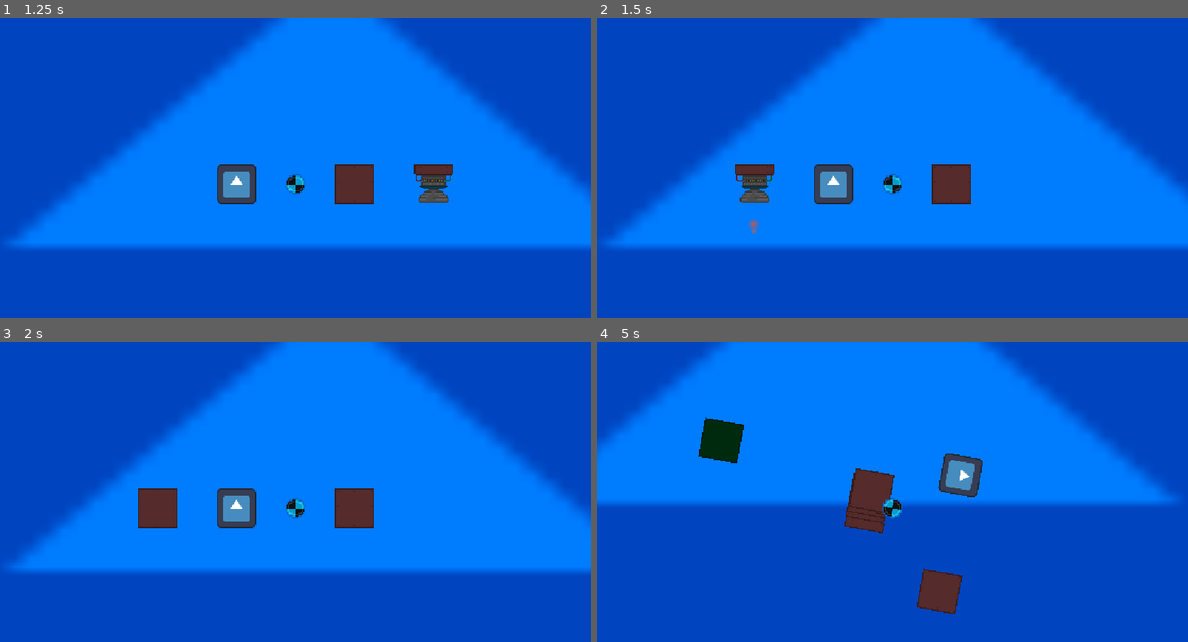
Above: before the commit, frames 1-4 (two rows, left to right).
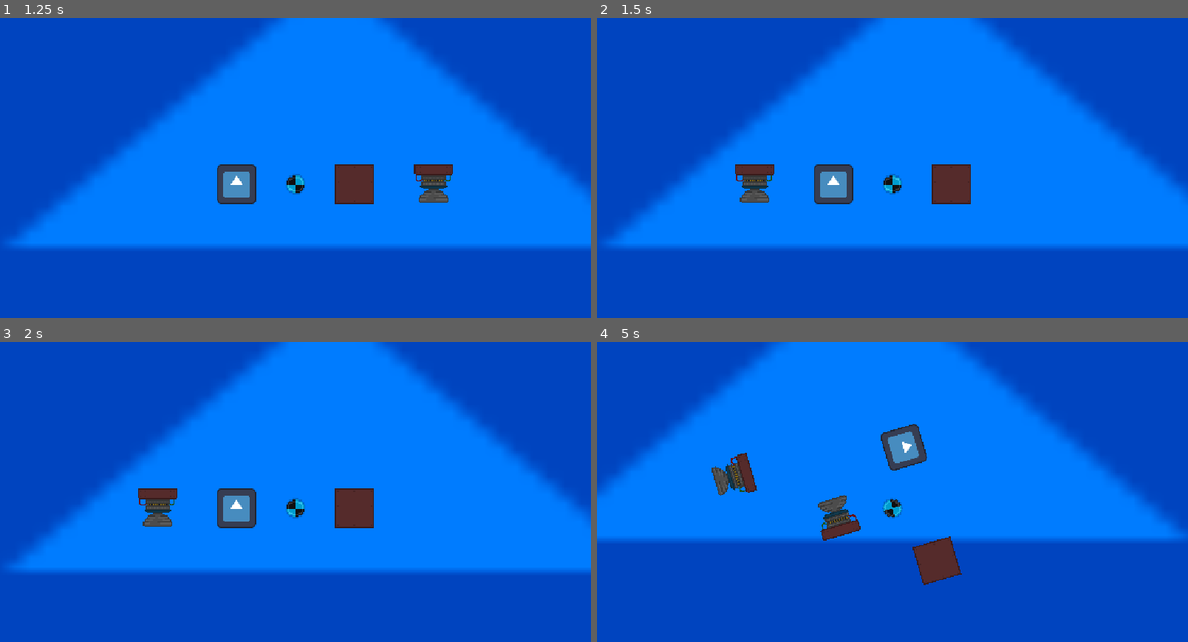
Above: after the commit, the same moments.

Repository: Luminescent-Cheese/ShipBattleBuilder
Game: Godot game, scene res://test.tscn
The game is run twice, just before and just after one commit, with the same random seed, the same clock (stepped at 60 frames per second) and the same inputs. The engine's default icon, where the game draws it, is replaced by a stand-in: a white triangle on a blue panel in a dark square.
Inputs (mouse positions are in pixels of both pictures, inside the frame that each line leads up to):
- Up to frame 1 (1.25 s): move the mouse to (425, 168) at 0.52 s; hold D (Thrust Right) from 0.53 s (still down); tap 1 (test) at 0.6 s; click (425, 168) at 0.67 s; tap 2 (test2) at 0.8 s
- Up to frame 2 (1.5 s): move the mouse to (774, 201) at 1.27 s; release D (Thrust Right) at 1.28 s; hold S (Thrust Backward) from 1.28 s (still down); tap 2 (test2) at 1.35 s
- Up to frame 3 (2 s): keep holding S (Thrust Backward); tap 1 (test) at 1.55 s
- Up to frame 4 (5 s): tap Enter at 2 s; move the mouse to (951, 435) at 2.02 s; release S (Thrust Backward) at 2.03 s; hold D (Thrust Right) 2.03-2.78 s; tap R (rotate) at 2.1 s; tap 2 (test2) at 2.3, 3.6 s; move the mouse to (862, 576) at 2.77 s; hold S (Thrust Backward) 2.78-3.53 s; tap 1 (test) at 2.85, 4.35 s; click (862, 576) at 2.92 s; move the mouse to (1069, 558) at 3.52 s; hold A (Thrust Left) from 3.53 s (still down); move the mouse to (715, 459) at 4.27 s

Frame 1 is identical in both runs. In frame 2, less than 0.1% of the frame differs, in the area x 25-28%, y 66-73%; in frame 3, 0.7%; in frame 4, 26%, in the area x 0-100%, y 0-91%.

Commit message:
can no longer stack place multiple things at once

Diff:
--- a/ship.gd
+++ b/ship.gd
@@ -11,21 +11,27 @@
 var force_dir = [Vector2.ZERO]
 var force_pos = [Vector2.ZERO]
 
+#makes it so you can't place multiple things at once
+var canPlace = true
+
 func _process(delta: float) -> void:
 	#used to display that on the hud (future plan)
 	speed = linear_velocity.length()
 	current_torque = angular_velocity
 
 	print(speed," : ",current_torque)
-	if Input.is_action_just_pressed("test"):
-		var New_part = Ship_Part.instantiate()
-		add_child(New_part)
-		New_part.add_collision.connect(add_collision_shape)
-	if Input.is_action_just_pressed("test2"):
-		var New_thruster = Thruster.instantiate()
-		add_child(New_thruster)
-		New_thruster.thruster_on.connect( on_thrust)
-		New_thruster.add_collision.connect(add_collision_shape)
+	if canPlace:
+		if Input.is_action_just_pressed("test"):
+			canPlace = false
+			var New_part = Ship_Part.instantiate()
+			add_child(New_part)
+			New_part.add_collision.connect(add_collision_shape)
+		if Input.is_action_just_pressed("test2"):
+			canPlace = false
+			var New_thruster = Thruster.instantiate()
+			add_child(New_thruster)
+			New_thruster.thruster_on.connect( on_thrust)
+			New_thruster.add_collision.connect(add_collision_shape)
 
 	$CenterOfMass.position = Vector2(0,0)
 	#always lerps camera back to 0,0 whenever it leaves smoothly
@@ -33,6 +39,8 @@
 	shipCamera.position = shipCamera.position.lerp(Vector2.ZERO,weight)
 
 func add_collision_shape(set_position):
+	#probably should get a better place to put that canPlace in the future
+	canPlace = true
 	var collision_shape = CollisionShape2D.new()
 	collision_shape.position = set_position
 	collision_shape.shape = RectangleShape2D.new()
--- a/test.tscn
+++ b/test.tscn
@@ -11,5 +11,10 @@
 scale = Vector2(52.57812, 29.3125)
 texture = ExtResource("2_8uh7m")
 
+[node name="Icon2" type="Sprite2D" parent="." unique_id=512538968]
+modulate = Color(0, 0.4862745, 1, 1)
+position = Vector2(313.00003, -3615)
+scale = Vector2(52.57812, 29.3125)
+texture = ExtResource("2_8uh7m")
+
 [node name="Ship" parent="." unique_id=1069543584 instance=ExtResource("1_37kl0")]
-gravity_scale = 0.0
